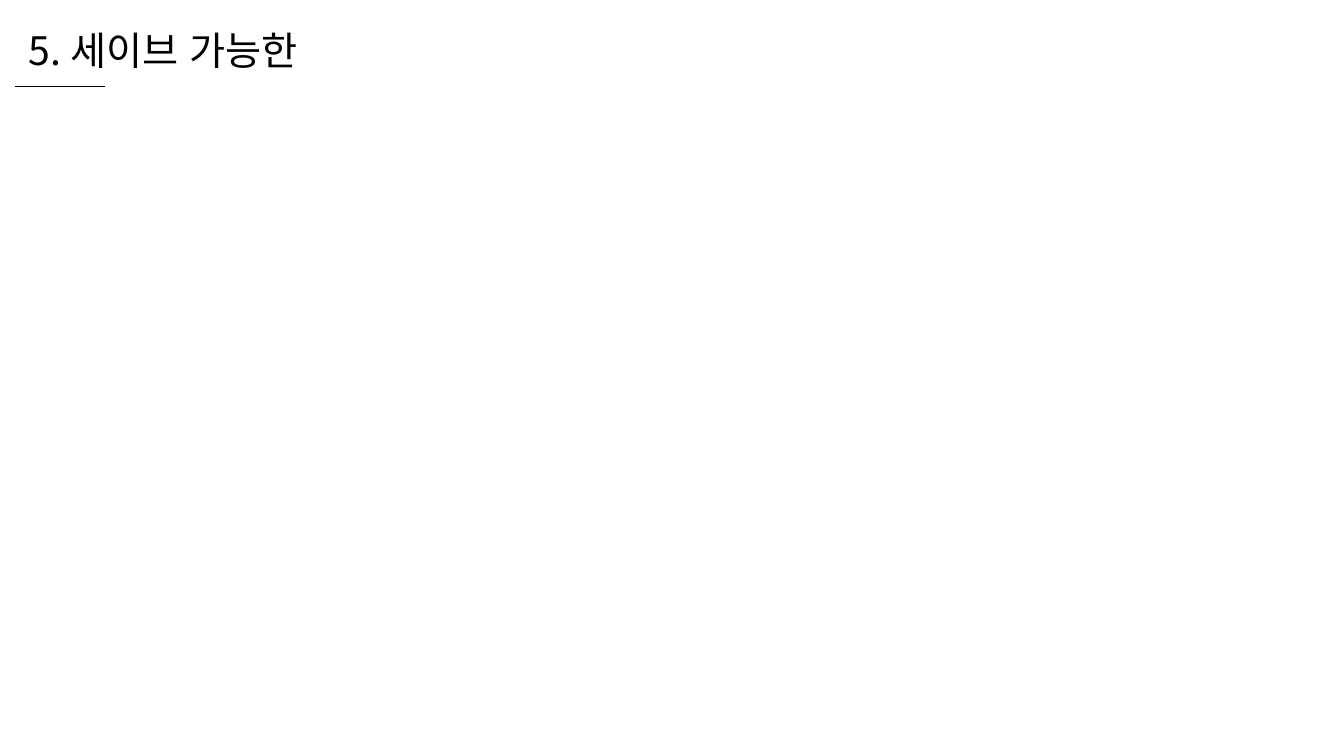
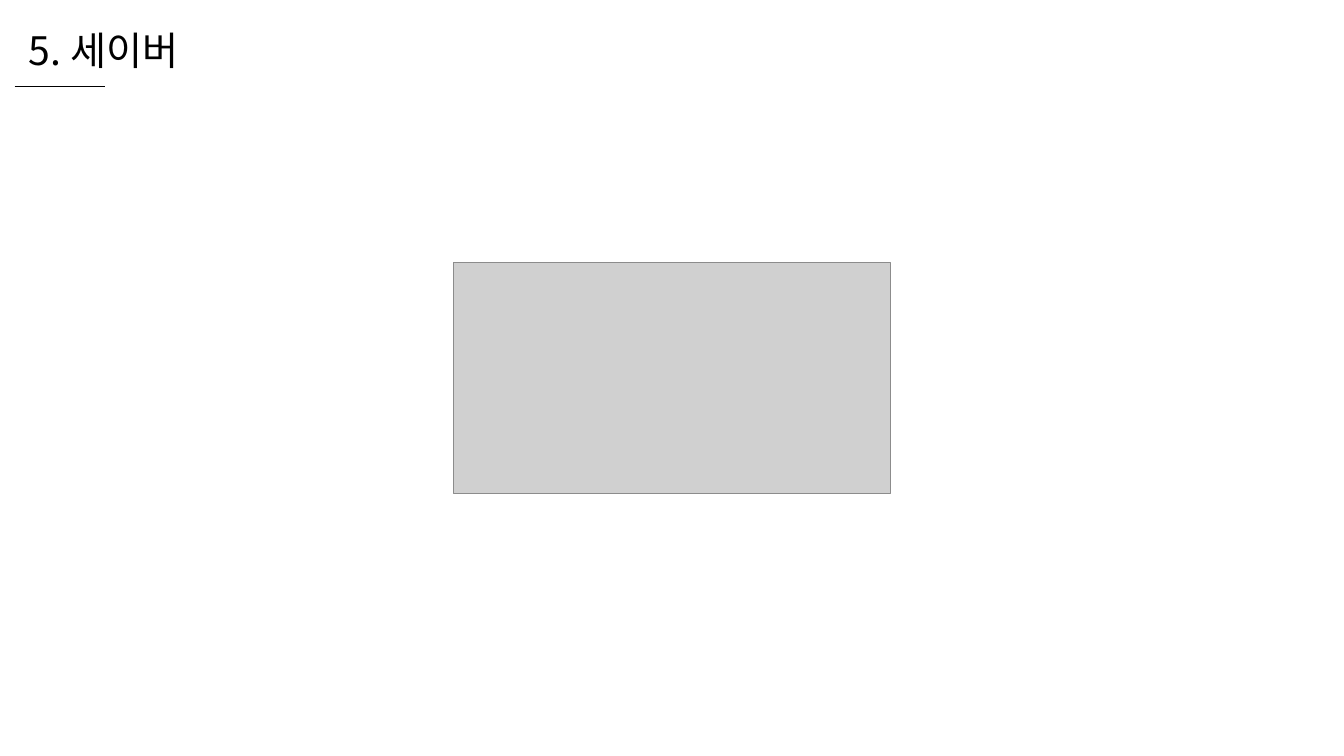
Before and after one commit to WooLyung/2022-Unity-Lecture, a slide deck: slide 82 of 5 - 데이터 관리 심화.pptx (slide 65 before the commit). Drawn at 1344x756 pixels with LibreOffice and Linux fonts; fonts in the diff are those of the drawing; grey boxes stand for pictures. Boxes give left, top, right and bottom in pixels: in the first picture for what was removed or moved away, otherwise in the second. Text is boxed around its words. In the diff, an @@ line names an element or a change of style, - is before the commit and + after.

Commit message:
add 5 ppt

```diff
--- a/5 - 데이터 관리 심화.pptx
+++ b/5 - 데이터 관리 심화.pptx
@@ text at (x1=29, y1=32, x2=178, y2=68): text changed @@
-5. 세이브 가능한
+5. 세이버
@@ picture added at (x1=454, y1=262, x2=890, y2=493) @@
```
Also in this commit, not shown: 1 other slide changed, 17 slides added.
